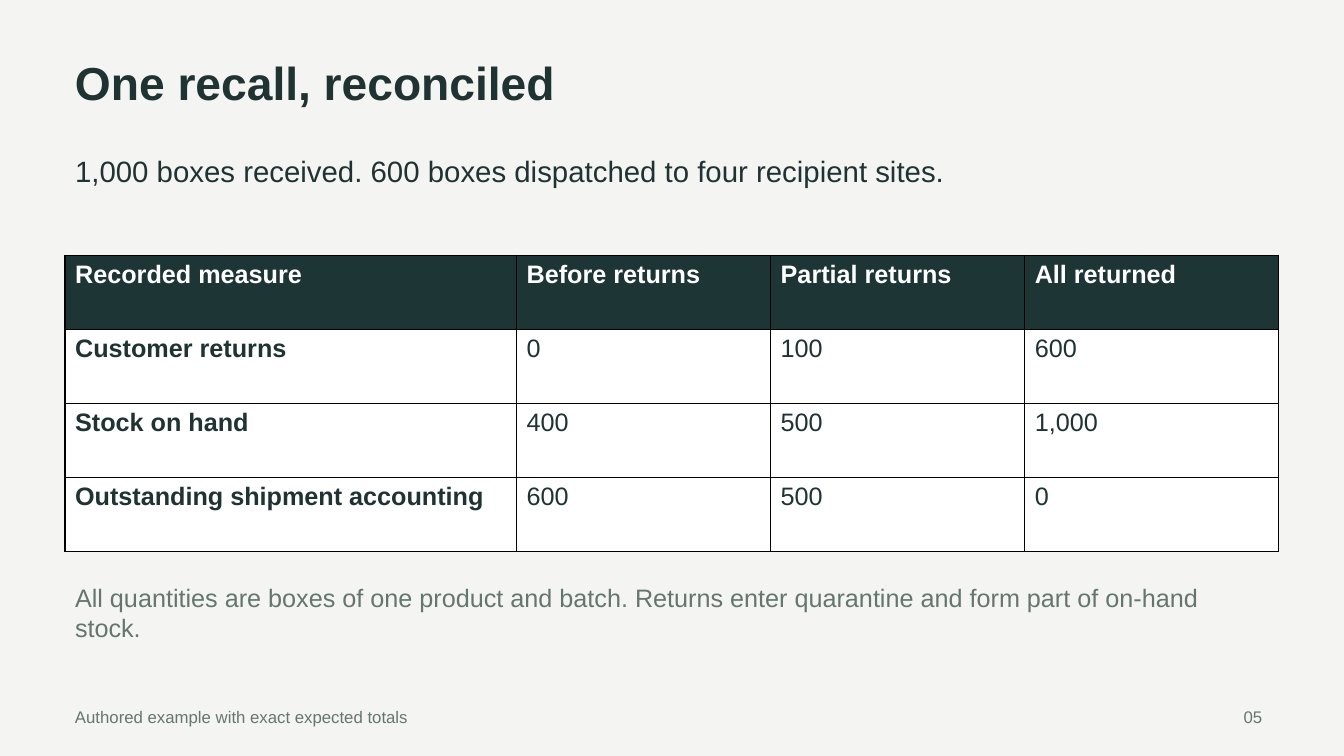
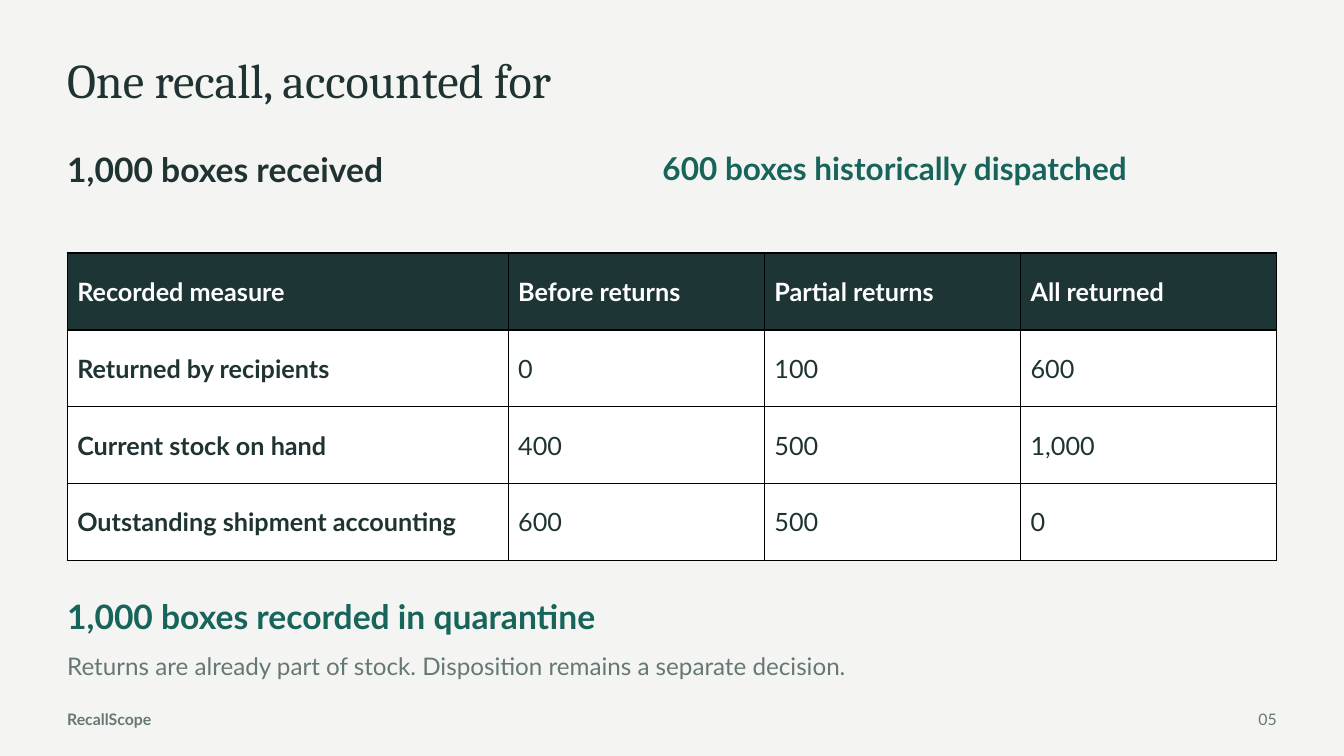
Before and after one commit to HackIndiaXYZ/ai-first-startup-hackathon-build-a-startup-using-ai-only-console, a slide deck: slide 5 of docs/RecallScope-Pharma-Pitch.pptx. Drawn at 1344x756 pixels with LibreOffice and Linux fonts; fonts in the diff are those of the drawing. Boxes give left, top, right and bottom in pixels: in the first picture for what was removed or moved away, otherwise in the second. Text is boxed around its words. In the diff, an @@ line names an element or a change of style, - is before the commit and + after.

```diff
--- a/docs/RecallScope-Pharma-Pitch.pptx
+++ b/docs/RecallScope-Pharma-Pitch.pptx
@@ text at bbox=[67, 63, 551, 105]: text changed; size 33 to 34.5 pt; font Arial to Cambria; bold off @@
-One recall, reconciled
+One recall, accounted for
@@ text at bbox=[67, 157, 383, 187]: text changed; size 21 to 24 pt; font Arial to Lato; bold on @@
-1,000 boxes received. 600 boxes dispatched to four recipient sites.
+1,000 boxes received
@@ text added at bbox=[662, 156, 1127, 186], 22.5 pt, text #17645B, bold @@
+600 boxes historically dispatched
@@ table at bbox=[68, 253, 1277, 561] @@
-row 2, column 1: Customer returns
+row 2, column 1: Returned by recipients
-row 3, column 1: Stock on hand
+row 3, column 1: Current stock on hand
@@ font Arial to Lato in "Recorded measure", "Before returns", "Partial returns", "All returned" and 10 more places @@
@@ text removed at bbox=[75, 589, 1197, 637] @@
-All quantities are boxes of one product and batch. Returns enter quarantine and form part of on-hand stock.
@@ text added at bbox=[67, 604, 596, 635], 24 pt, text #17645B, bold @@
+1,000 boxes recorded in quarantine
@@ text added at bbox=[67, 657, 846, 679], 17.2 pt, text #667873 @@
+Returns are already part of stock. Disposition remains a separate decision.
@@ text added at bbox=[67, 713, 151, 728], 11.2 pt, text #667873, bold @@
+RecallScope
@@ text removed at bbox=[75, 711, 408, 727] @@
-Authored example with exact expected totals
@@ text "05": place and size @@
-text "05" at bbox=[1244, 711, 1263, 723]
+text "05" at bbox=[1258, 713, 1276, 725]
@@ text "05" at bbox=[1258, 713, 1276, 725]: size 12 to 11.2 pt, font Arial to Lato, text colour #65766F to #667873; alignment left to right @@
```
Also in this commit, not shown: 1 other slide changed, 6 slides added, 6 slides removed, 27 other files.
